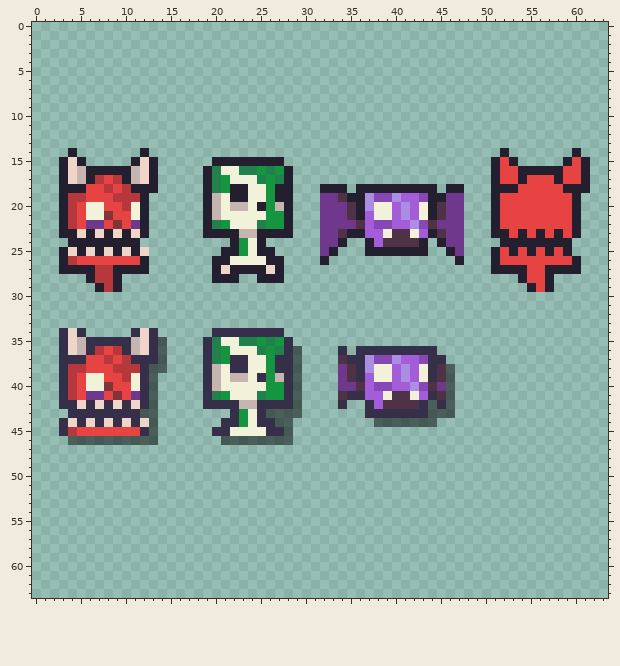
Two states of a pixel-art file, Assets/Sprites/Enemies.aseprite. The picture above is the old version.
64x64 pixels, 1 frame. Colours within 5 levels of each other are drawn and written as one.
Once edited:
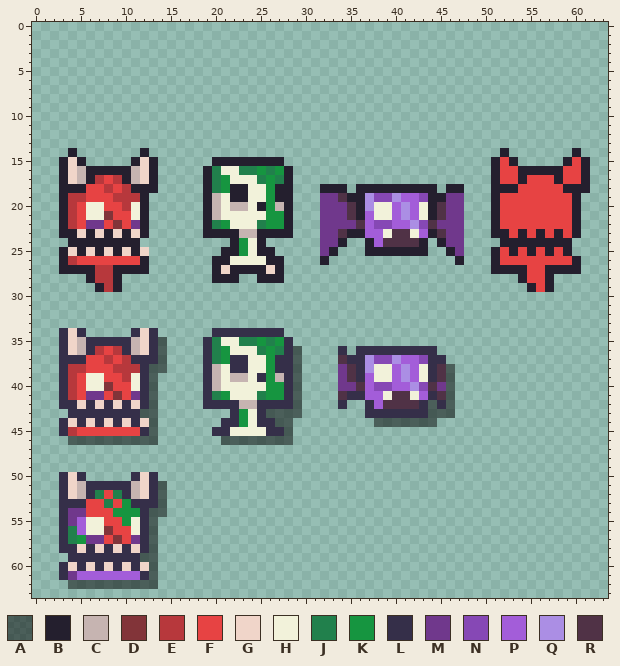
Palette (. is transparent): A #0000007f  B #241f2e  C #c6b4b1  D #823439  E #b7383c  F #e74343  G #f0d5c9  H #f2f2da  J #21804c  K #169540  L #352f49  M #70388c  N #8648b5  P #a35dd9  Q #ab8ee4  R #503246
Edits made:
Layer "Content":
y 50: x 3..5 ... -> LGL; x 11..13 ... -> LGL
y 51: x 3..14 ............ -> LGCLLLLLCGLA
y 52: x 3..14 ............ -> LGCLJFJLCGLA
y 53: x 3..14 ............ -> LLLFFJFKLLLA
y 54: x 3..14 ............ -> LMMFFFKKKLAA
y 55: x 3..13 ........... -> LMPHHFFKHLA
y 56: x 3..13 ........... -> LJPHHDFFHLA
y 57: x 3..13 ........... -> LJKMMFDFMLA
y 58: x 3..13 ........... -> LLGLGLGLGLA
y 59: x 4..13 .......... -> LLLLLLLLAA
y 60: x 3..13 ........... -> LGLGLGLGLGA
y 61: x 3..13 ........... -> LMPPPPPPPLA
y 62: x 4..13 .......... -> AAAAAAAAAA
Changed places in both pictures, as pixel boxes (x1, y1, x2, y2):
added: (59, 472, 167, 589)
